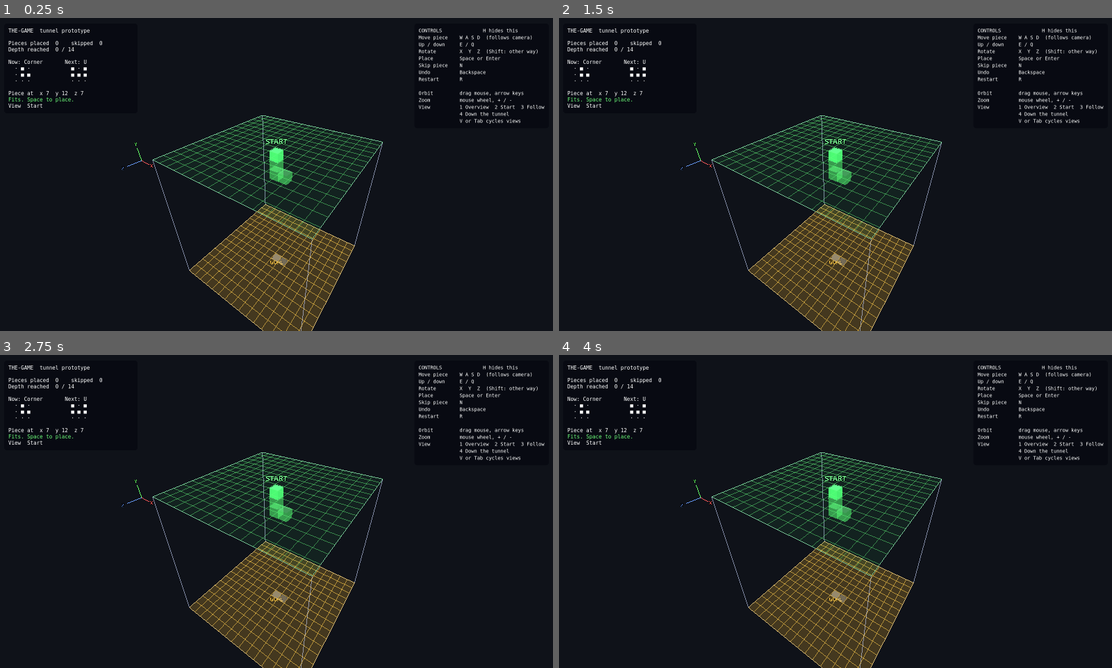
Above: before the commit, frames 1-4 (two rows, left to right).
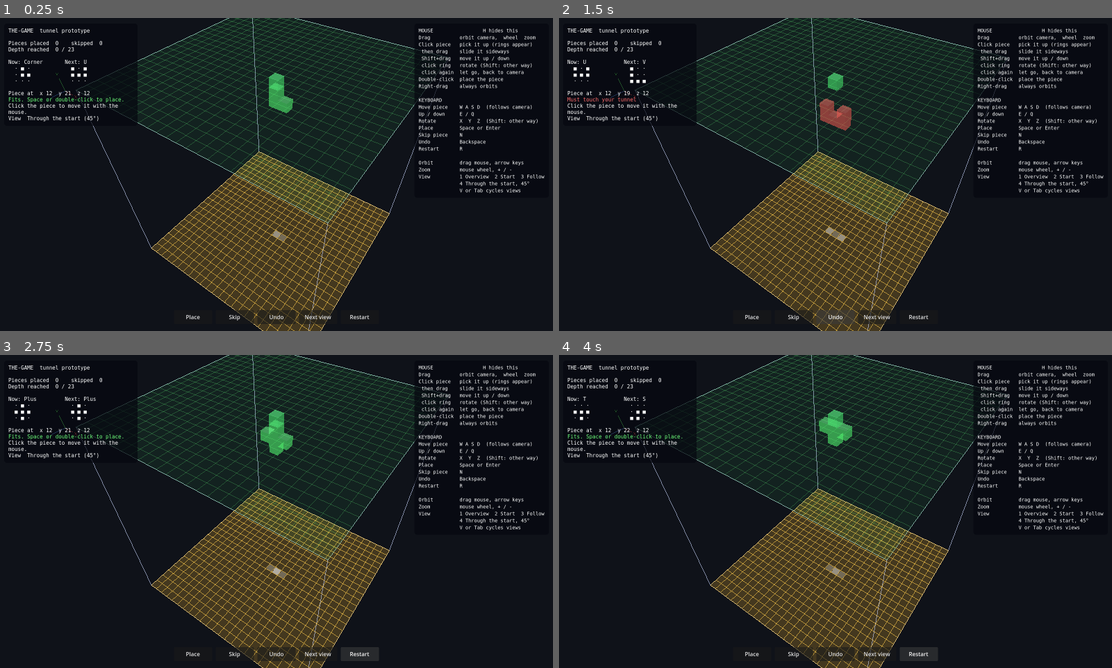
Above: after the commit, the same moments.

Repository: bluemike/the-game
Game: Godot game, scene res://scenes/main.tscn
Two runs of this game, one before a commit and one after it. Both use one fixed random seed, a clock stepped at 60 frames per second and the inputs below.
Inputs (mouse positions are in pixels of both pictures, inside the frame that each line leads up to):
- Up to frame 1 (0.25 s): no input
- Up to frame 2 (1.5 s): click (752, 318) at 0.5 s, where only the run after the commit has a clickable "Place"; click (835, 318) at 1.25 s, where only the run after the commit has a clickable "Undo"
- Up to frame 3 (2.75 s): click (359, 655) at 2 s, where only the run after the commit has a clickable "Restart"
- Up to frame 4 (4 s): click (918, 655) at 2.75 s, where only the run after the commit has a clickable "Restart"; click (918, 655) at 3.5 s, where only the run after the commit has a clickable "Restart"

The runs differ from the first frame. In frame 1, 17% of the frame differs, in the area x 1-99%, y 0-100%; in frame 2, 17%; in frame 3, 17%; in frame 4, 17%.

Commit message:
24x24x24 cube, 45-degree view, mouse control and a solid tunnel
- Default cube is 24x24x24
- View 4 (now the default) looks through the start face at 45 degrees
  towards the goal face; it can still be orbited around the tunnel line
- The tunnel is drawn as one mesh of its outside faces, so it reads as
  one continuous solid instead of stacked boxes
- Mouse: the mouse orbits the camera until you click the piece; then a
  drag slides it (Shift+drag up/down), coloured rings rotate it, a second
  click lets go. Double-click places. Right-drag always orbits.
- Buttons for Place, Skip, Undo, Next view and Restart

Co-Authored-By: Claude Opus 5.5 <noreply@anthropic.com>
Claude-Session: https://claude.ai/code/session_017mWnnHCrqxRS4kLCEN61Aj

Diff:
--- /dev/null
+++ b/scripts/cell_mesh.gd
@@ -0,0 +1,46 @@
+extends RefCounted
+## Builds a single mesh for a group of cells. Only the outside faces are drawn,
+## so a tunnel looks like one continuous solid instead of a stack of boxes.
+
+const DIRECTIONS := [
+	Vector3i(1, 0, 0), Vector3i(-1, 0, 0),
+	Vector3i(0, 1, 0), Vector3i(0, -1, 0),
+	Vector3i(0, 0, 1), Vector3i(0, 0, -1),
+]
+
+
+## color_of(cell) gives each cell's vertex colour. Returns null for no cells.
+static func build(cells: Array, color_of: Callable) -> ArrayMesh:
+	if cells.is_empty():
+		return null
+	var filled := {}
+	for c in cells:
+		filled[c] = true
+	var st := SurfaceTool.new()
+	st.begin(Mesh.PRIMITIVE_TRIANGLES)
+	for c in cells:
+		var color: Color = color_of.call(c)
+		for dir in DIRECTIONS:
+			if not filled.has(c + dir):
+				_add_face(st, c, dir, color)
+	return st.commit()
+
+
+static func _add_face(st: SurfaceTool, cell: Vector3i, dir: Vector3i, color: Color) -> void:
+	var a := 0 if dir.x != 0 else (1 if dir.y != 0 else 2)
+	var positive: bool = dir[a] > 0
+	var u := (a + 1) % 3
+	var v := (a + 2) % 3
+	var corners: Array[Vector3] = []
+	for p in [Vector2(0, 0), Vector2(1, 0), Vector2(1, 1), Vector2(0, 1)]:
+		var q := Vector3(cell)
+		q[a] += 1.0 if positive else 0.0
+		q[u] += p.x
+		q[v] += p.y
+		corners.append(q)
+	# Godot treats clockwise triangles (as seen from outside) as the front.
+	var order := [0, 2, 1, 0, 3, 2] if positive else [0, 1, 2, 0, 2, 3]
+	st.set_normal(Vector3(dir))
+	st.set_color(color)
+	for i in order:
+		st.add_vertex(corners[i])
--- a/scripts/main.gd
+++ b/scripts/main.gd
@@ -1,19 +1,30 @@
 extends Node3D
 ## Prototype entry point. Builds the whole scene in code (cube, camera, HUD),
-## reads the keyboard, and asks GameState whether moves are allowed.
+## reads the keyboard and mouse, and asks GameState whether moves are allowed.
 
 const GameState := preload("res://scripts/game_state.gd")
 const Player := preload("res://scripts/player.gd")
 const Pieces := preload("res://scripts/pieces.gd")
 const Piece := preload("res://scripts/piece.gd")
 const OrbitCamera := preload("res://scripts/orbit_camera.gd")
+const CellMesh := preload("res://scripts/cell_mesh.gd")
 
 ## Size of the play cube in cells.
-@export var grid_size := Vector3i(15, 15, 15)
+@export var grid_size := Vector3i(24, 24, 24)
 ## Which piece sizes (number of cells) can be dealt. [4] deals only 4-cell pieces.
 @export var piece_sizes: Array[int] = [3, 4, 5]
 
-const HELP_TEXT := """CONTROLS              H hides this
+const HELP_TEXT := """MOUSE                 H hides this
+Drag          orbit camera,  wheel  zoom
+Click piece   pick it up (rings appear)
+ then drag    slide it sideways
+ Shift+drag   move it up / down
+ click ring   rotate (Shift: other way)
+ click again  let go, back to camera
+Double-click  place the piece
+Right-drag    always orbits
+
+KEYBOARD
 Move piece    W A S D  (follows camera)
 Up / down     E / Q
 Rotate        X  Y  Z  (Shift: other way)
@@ -25,8 +36,16 @@
 Orbit         drag mouse, arrow keys
 Zoom          mouse wheel, + / -
 View          1 Overview  2 Start  3 Follow
-              4 Down the tunnel
+              4 Through the start, 45°
               V or Tab cycles views"""
+
+## Radius of the rotation rings around the selected piece.
+const RING_RADIUS := 2.4
+const RING_PICK_WIDTH := 0.45
+const RING_AXES := [Vector3.AXIS_X, Vector3.AXIS_Y, Vector3.AXIS_Z]
+const RING_COLORS := [Color(1, 0.35, 0.35), Color(0.4, 1, 0.4), Color(0.4, 0.6, 1)]
+
+enum Drag { NONE, PIECE, CAMERA }
 
 var state: GameState
 var player: Player
@@ -38,11 +57,8 @@
 var camera: OrbitCamera
 var _tunnel_root: Node3D
 var _ghost_root: Node3D
-var _cell_mesh := BoxMesh.new()
-var _ghost_mesh := BoxMesh.new()
 var _shadow_mesh := BoxMesh.new()
-var _layer_materials := {}
-var _start_material: StandardMaterial3D
+var _tunnel_material: StandardMaterial3D
 var _ghost_ok: StandardMaterial3D
 var _ghost_bad: StandardMaterial3D
 var _shadow_material: StandardMaterial3D
@@ -52,11 +68,21 @@
 var _banner_label: Label
 var _face_labels: Array[Label3D] = []
 
+# Mouse handling
+var selected := false
+var _drag := Drag.NONE
+var _drag_plane: Plane
+var _drag_vertical := false
+var _drag_start_hit := Vector3.ZERO
+var _drag_start_origin := Vector3i.ZERO
+var _press_position := Vector2.ZERO
+var _rings: Array[MeshInstance3D] = []
+var _ring_materials: Array[StandardMaterial3D] = []
+var _hover_ring := -1
+
 
 func _ready() -> void:
 	rng.randomize()
-	_cell_mesh.size = Vector3.ONE * 0.94
-	_ghost_mesh.size = Vector3.ONE * 0.98
 	_build_environment()
 	_build_frame()
 	_build_axis_gizmo()
@@ -64,6 +90,7 @@
 	add_child(_tunnel_root)
 	_ghost_root = Node3D.new()
 	add_child(_ghost_root)
+	_build_rings()
 	camera = OrbitCamera.new()
 	add_child(camera)
 	_build_hud()
@@ -93,6 +120,7 @@
 	next_name = Pieces.random_name(piece_sizes, rng)
 	piece.origin = _spawn_origin()
 	piece.clamp_into(grid_size)
+	selected = false
 	_refresh()
 
 
@@ -167,6 +195,9 @@
 
 
 func _unhandled_input(event: InputEvent) -> void:
+	if event is InputEventMouse or event is InputEventGesture:
+		_handle_mouse(event)
+		return
 	if not (event is InputEventKey and event.pressed):
 		return
 	var key := event as InputEventKey
@@ -219,6 +250,9 @@
 		KEY_H, KEY_F1:
 			if not key.echo:
 				_help_panel.visible = not _help_panel.visible
+		KEY_ESCAPE:
+			selected = false
+			_refresh()
 		_:
 			return
 	get_viewport().set_input_as_handled()
@@ -230,19 +264,182 @@
 	_update_hud()
 
 
-## In the tunnel view the tunnel turns see-through, so you can look past it
-## down to the goal face and see the piece you are placing.
+## In the 45° view the tunnel is partly see-through, so you can look past it
+## towards the goal face and still see the piece you are placing.
 func _apply_view_style() -> void:
 	var tunnel_view := camera.mode == OrbitCamera.Mode.TUNNEL
-	var alpha := 0.3 if tunnel_view else 1.0
+	var alpha := 0.6 if tunnel_view else 1.0
 	for l in _face_labels:
 		l.visible = not tunnel_view  # they would sit right on the line of sight
-	var mats: Array = _layer_materials.values()
-	mats.append(_start_material)
-	for mat in mats:
-		mat.albedo_color.a = alpha
-		mat.transparency = BaseMaterial3D.TRANSPARENCY_ALPHA if alpha < 1.0 \
-			else BaseMaterial3D.TRANSPARENCY_DISABLED
+	_tunnel_material.albedo_color.a = alpha
+	_tunnel_material.transparency = BaseMaterial3D.TRANSPARENCY_ALPHA if alpha < 1.0 \
+		else BaseMaterial3D.TRANSPARENCY_DISABLED
+
+
+# --- Mouse ------------------------------------------------------------------
+
+func _handle_mouse(event: InputEvent) -> void:
+	if event is InputEventMouseButton and event.button_index == MOUSE_BUTTON_LEFT:
+		if event.pressed:
+			_on_left_press(event)
+		else:
+			_on_left_release(event)
+		get_viewport().set_input_as_handled()
+		return
+	if event is InputEventMouseMotion:
+		if _drag == Drag.PIECE:
+			_drag_piece_to(event.position)
+		elif _drag == Drag.NONE:
+			_update_hover(event.position)
+	if _drag != Drag.PIECE:
+		camera.handle_input(event)
+
+
+## The mouse controls the camera until you click the piece. Then it controls
+## the piece (drag to move, click a ring to rotate) until you click again.
+func _on_left_press(event: InputEventMouseButton) -> void:
+	_press_position = event.position
+	_drag = Drag.NONE
+	if player.has_won:
+		_drag = Drag.CAMERA
+		camera.handle_input(event)
+		return
+	var hit = _piece_hit(event.position)
+	if event.double_click and hit != null:
+		try_place()
+		return
+	if not selected:
+		_drag = Drag.CAMERA
+		camera.handle_input(event)
+		return
+	var ring := _ring_at(event.position)
+	if ring >= 0:
+		rotate_piece(RING_AXES[ring], -1 if event.shift_pressed else 1)
+		return
+	# Selected: a drag anywhere moves the piece, measured in a plane through it.
+	_drag = Drag.PIECE
+	_drag_vertical = event.shift_pressed
+	_drag_start_origin = piece.origin
+	var through: Vector3 = hit if hit != null else piece.centre()
+	if _drag_vertical:
+		_drag_plane = Plane(camera.flat_forward(), through)
+	else:
+		_drag_plane = Plane(Vector3.UP, through)
+	var start = _drag_plane.intersects_ray(camera.project_ray_origin(event.position),
+		camera.project_ray_normal(event.position))
+	_drag_start_hit = start if start != null else through
+
+
+func _on_left_release(event: InputEventMouseButton) -> void:
+	var clicked := event.position.distance_to(_press_position) < 4.0
+	if _drag == Drag.CAMERA:
+		camera.handle_input(event)
+		# A click (not a drag) on the piece picks it up.
+		if clicked and not player.has_won and _piece_hit(event.position) != null:
+			selected = true
+	elif _drag == Drag.PIECE and clicked:
+		selected = false  # a second click lets go, the mouse controls the camera again
+	_drag = Drag.NONE
+	_refresh()
+
+
+func _drag_piece_to(screen_pos: Vector2) -> void:
+	var from := camera.project_ray_origin(screen_pos)
+	var dir := camera.project_ray_normal(screen_pos)
+	var hit = _drag_plane.intersects_ray(from, dir)
+	if hit == null:
+		return
+	var delta: Vector3 = hit - _drag_start_hit
+	var step := Vector3i(roundi(delta.x), roundi(delta.y), roundi(delta.z))
+	if _drag_vertical:
+		step = Vector3i(0, step.y, 0)
+	else:
+		step.y = 0
+	var old := piece.origin
+	piece.origin = _drag_start_origin + step
+	piece.clamp_into(grid_size)
+	if piece.origin != old:
+		_refresh(false)
+
+
+## Point where the mouse ray first hits the piece, or null.
+func _piece_hit(screen_pos: Vector2):
+	var from := camera.project_ray_origin(screen_pos)
+	var dir := camera.project_ray_normal(screen_pos)
+	var best = null
+	var best_dist := INF
+	for cell in piece.cells():
+		var p = AABB(Vector3(cell), Vector3.ONE).intersects_ray(from, dir)
+		if p != null and from.distance_to(p) < best_dist:
+			best = p
+			best_dist = from.distance_to(p)
+	return best
+
+
+## Index of the rotation ring under the mouse, or -1.
+func _ring_at(screen_pos: Vector2) -> int:
+	if not selected or player.has_won:
+		return -1
+	var from := camera.project_ray_origin(screen_pos)
+	var dir := camera.project_ray_normal(screen_pos)
+	var centre := piece.centre()
+	var best := -1
+	var best_dist := INF
+	for i in RING_AXES.size():
+		var normal := Vector3.ZERO
+		normal[RING_AXES[i]] = 1.0
+		var p = Plane(normal, centre).intersects_ray(from, dir)
+		if p == null:
+			continue
+		var r: float = (p - centre).length()
+		if absf(r - RING_RADIUS) < RING_PICK_WIDTH and from.distance_to(p) < best_dist:
+			best = i
+			best_dist = from.distance_to(p)
+	return best
+
+
+func _update_hover(screen_pos: Vector2) -> void:
+	var ring := _ring_at(screen_pos)
+	if ring != _hover_ring:
+		_hover_ring = ring
+		_style_rings()
+	if ring >= 0:
+		Input.set_default_cursor_shape(Input.CURSOR_POINTING_HAND)
+	elif not player.has_won and _piece_hit(screen_pos) != null:
+		Input.set_default_cursor_shape(Input.CURSOR_MOVE)
+	else:
+		Input.set_default_cursor_shape(Input.CURSOR_ARROW)
+
+
+func _build_rings() -> void:
+	for i in RING_AXES.size():
+		var torus := TorusMesh.new()
+		torus.inner_radius = RING_RADIUS - 0.07
+		torus.outer_radius = RING_RADIUS + 0.07
+		torus.rings = 48
+		var mat := _material(RING_COLORS[i], true)
+		mat.no_depth_test = true
+		mat.transparency = BaseMaterial3D.TRANSPARENCY_ALPHA
+		mat.render_priority = 1
+		var mi := MeshInstance3D.new()
+		mi.mesh = torus
+		mi.material_override = mat
+		# A torus lies flat (around Y); turn it to circle the X or Z axis.
+		if RING_AXES[i] == Vector3.AXIS_X:
+			mi.rotation_degrees = Vector3(0, 0, 90)
+		elif RING_AXES[i] == Vector3.AXIS_Z:
+			mi.rotation_degrees = Vector3(90, 0, 0)
+		add_child(mi)
+		_rings.append(mi)
+		_ring_materials.append(mat)
+	_style_rings()
+
+
+func _style_rings() -> void:
+	for i in _rings.size():
+		var hot := i == _hover_ring
+		_ring_materials[i].albedo_color = RING_COLORS[i].lightened(0.3) if hot else Color(RING_COLORS[i], 0.6)
+		_rings[i].scale = Vector3.ONE * (1.06 if hot else 1.0)
 
 
 # --- Drawing ----------------------------------------------------------------
@@ -290,15 +487,8 @@
 
 
 func _build_player_materials() -> void:
-	_layer_materials.clear()
-	_start_material = _material(Color(0.3, 1.0, 0.45))
-	_start_material.emission_enabled = true
-	_start_material.emission = Color(0.1, 0.45, 0.15)
-	var depth := grid_size[player.goal_axis] - 1
-	for i in depth + 1:
-		var t: float = float(i) / maxi(1, depth)
-		var c := player.color.lightened(0.35).lerp(player.color.darkened(0.35), t)
-		_layer_materials[i] = _material(c)
+	_tunnel_material = _material(Color.WHITE)
+	_tunnel_material.vertex_color_use_as_albedo = true
 	var s := Vector3.ONE * 0.9
 	s[player.goal_axis] = 0.04
 	_shadow_mesh.size = s
@@ -325,7 +515,7 @@
 				q[a] = s[a]
 				_line(lines, p, q, edge)
 	# Start face is the top (y = max), goal face is the bottom (y = 0).
-	_face_grid(lines, Vector3.AXIS_Y, s.y, Color(0.4, 1.0, 0.5, 0.45))
+	_face_grid(lines, Vector3.AXIS_Y, s.y, Color(0.4, 1.0, 0.5, 0.22))
 	_face_grid(lines, Vector3.AXIS_Y, 0.0, Color(1.0, 0.8, 0.3, 0.6))
 	lines.surface_end()
 	var mi := MeshInstance3D.new()
@@ -425,33 +615,37 @@
 		l.font_size = 36
 
 
+## The tunnel is drawn as one solid shape, coloured lighter near the start
+## and darker towards the goal.
 func _rebuild_tunnel() -> void:
 	for child in _tunnel_root.get_children():
 		child.queue_free()
-	for cell in state.grid.cells_of(player.id):
-		var mi := MeshInstance3D.new()
-		mi.mesh = _cell_mesh
-		mi.position = _cell_centre(cell)
+	var depth := maxi(1, grid_size[player.goal_axis] - 1)
+	var near := player.color.lightened(0.35)
+	var far := player.color.darkened(0.35)
+	var mesh := CellMesh.build(state.grid.cells_of(player.id), func(cell: Vector3i) -> Color:
 		if cell == player.start_cell:
-			mi.material_override = _start_material
-		else:
-			mi.material_override = _layer_materials.get(player.progress_of(cell), _start_material)
-		_tunnel_root.add_child(mi)
-
-
-## Redraws the ghost piece and its shadow on the goal face, and the HUD.
-func _refresh() -> void:
+			return Color(0.3, 1.0, 0.45)
+		return near.lerp(far, float(player.progress_of(cell)) / depth))
+	var mi := MeshInstance3D.new()
+	mi.mesh = mesh
+	mi.material_override = _tunnel_material
+	_tunnel_root.add_child(mi)
+
+
+## Redraws the ghost piece, its shadow on the goal face, the rings and the HUD.
+## follow: whether the follow camera should chase the piece (not while dragging).
+func _refresh(follow := true) -> void:
 	for child in _ghost_root.get_children():
 		child.queue_free()
 	var reason := state.check_placement(player, piece.cells())
-	if not player.has_won:
-		var mat := _ghost_ok if reason == "" else _ghost_bad
+	var show_piece := not player.has_won
+	if show_piece:
+		var ghost := MeshInstance3D.new()
+		ghost.mesh = CellMesh.build(piece.cells(), func(_c: Vector3i) -> Color: return Color.WHITE)
+		ghost.material_override = _ghost_ok if reason == "" else _ghost_bad
+		_ghost_root.add_child(ghost)
 		for cell in piece.cells():
-			var mi := MeshInstance3D.new()
-			mi.mesh = _ghost_mesh
-			mi.material_override = mat
-			mi.position = _cell_centre(cell)
-			_ghost_root.add_child(mi)
 			var shadow := MeshInstance3D.new()
 			shadow.mesh = _shadow_mesh
 			shadow.material_override = _shadow_material
@@ -459,7 +653,11 @@
 			p[player.goal_axis] = float(grid_size[player.goal_axis]) + 0.03 if player.goal_at_max else -0.03
 			shadow.position = p
 			_ghost_root.add_child(shadow)
-		camera.follow_point = piece.centre()
+		if follow and _drag != Drag.PIECE:
+			camera.follow_point = piece.centre()
+	for ring in _rings:
+		ring.visible = show_piece and selected
+		ring.position = piece.centre()
 	_update_hud(reason)
 
 
@@ -516,6 +714,23 @@
 	_banner_label.add_theme_color_override("font_color", Color(1.0, 0.85, 0.35))
 	_banner.add_child(_banner_label)
 	_banner.visible = false
+
+	# Buttons along the bottom, so the game can be played with the mouse only.
+	var bar := HBoxContainer.new()
+	bar.add_theme_constant_override("separation", 10)
+	layer.add_child(bar)
+	for spec in [["Place", try_place], ["Skip", skip_piece], ["Undo", undo],
+			["Next view", func(): _set_view((camera.mode + 1) % OrbitCamera.MODE_NAMES.size())],
+			["Restart", new_game]]:
+		var b := Button.new()
+		b.text = spec[0]
+		b.focus_mode = Control.FOCUS_NONE  # keep Space for placing, not for the button
+		b.custom_minimum_size = Vector2(110, 40)
+		b.pressed.connect(spec[1])
+		bar.add_child(b)
+	bar.set_anchors_and_offsets_preset(Control.PRESET_CENTER_BOTTOM, Control.PRESET_MODE_MINSIZE, 20)
+	bar.grow_horizontal = Control.GROW_DIRECTION_BOTH
+	bar.grow_vertical = Control.GROW_DIRECTION_BEGIN
 
 
 func _show_win() -> void:
@@ -542,8 +757,13 @@
 	if player.has_won:
 		t += "[color=#ffd75a]Goal reached![/color]\n"
 	elif reason == "":
-		t += "[color=#6dff7a]Fits. Space to place.[/color]\n"
+		t += "[color=#6dff7a]Fits. Space or double-click to place.[/color]\n"
 	else:
 		t += "[color=#ff6b6b]%s[/color]\n" % reason
+	if not player.has_won:
+		if selected:
+			t += "[color=#9fd0ff]Mouse moves the piece. Click to let go.[/color]\n"
+		else:
+			t += "Click the piece to move it with the mouse.\n"
 	t += "View  %s" % camera.mode_name()
 	_status.text = t
--- a/scripts/orbit_camera.gd
+++ b/scripts/orbit_camera.gd
@@ -1,22 +1,21 @@
 extends Camera3D
-## Orbit camera with three view modes. Drag with the mouse (any button) or use
-## the arrow keys to orbit; the mouse wheel or +/- zooms within the mode.
+## Orbit camera with four view modes. The main script passes it mouse events
+## that are not aimed at the piece (see handle_input); arrow keys orbit too.
 
 enum Mode { OVERVIEW, START, FOLLOW, TUNNEL }
-const MODE_NAMES := ["Overview", "Start", "Follow piece", "Down the tunnel"]
+const MODE_NAMES := ["Overview", "Start", "Follow piece", "Through the start (45°)"]
 ## Distance from the target in each mode, as a multiple of the cube size.
-const MODE_DISTANCE := [2.3, 1.45, 0.95, 2.6]
-## Field of view per mode. The tunnel view uses a narrow lens from further
-## away, so the goal face doesn't shrink to a dot behind the start face.
-const MODE_FOV := [70.0, 70.0, 70.0, 35.0]
+const MODE_DISTANCE := [2.3, 1.45, 0.95, 1.6]
+## Field of view per mode.
+const MODE_FOV := [70.0, 70.0, 70.0, 50.0]
 
-var mode: int = Mode.START
+var mode: int = Mode.TUNNEL
 var yaw := deg_to_rad(35.0)
-var pitch := deg_to_rad(32.0)
+var pitch := deg_to_rad(45.0)
 var zoom := 1.0
 
 var cube_centre := Vector3.ZERO
-var cube_extent := 9.0
+var cube_extent := 24.0
 var start_point := Vector3.ZERO
 var follow_point := Vector3.ZERO
 ## Centre of the goal face, straight down the line from the start.
@@ -33,6 +32,7 @@
 	cube_extent = p_cube_extent
 	start_point = p_start_point
 	follow_point = p_start_point
+	set_mode(mode)
 	snap_to_mode()
 
 
@@ -40,9 +40,8 @@
 	mode = new_mode
 	zoom = 1.0
 	if mode == Mode.TUNNEL:
-		# Look almost straight down from above the start towards the goal face.
-		pitch = deg_to_rad(87.0)
-		yaw = snappedf(yaw, PI / 2.0)  # square on to the cube
+		# Look through the start face at 45 degrees towards the goal face.
+		pitch = deg_to_rad(45.0)
 	elif pitch > deg_to_rad(70.0):
 		pitch = deg_to_rad(32.0)
 
@@ -68,7 +67,8 @@
 		Mode.OVERVIEW:
 			return cube_centre
 		Mode.TUNNEL:
-			return goal_point
+			# The middle of the straight line from start to goal.
+			return start_point.lerp(goal_point, 0.5)
 		Mode.START:
 			# Look at the start, nudged towards the middle so the cube stays in view.
 			return start_point.lerp(cube_centre, 0.3)
@@ -102,7 +102,8 @@
 	_apply()
 
 
-func _unhandled_input(event: InputEvent) -> void:
+## Orbit with a mouse drag, zoom with the wheel or a trackpad pinch.
+func handle_input(event: InputEvent) -> void:
 	if event is InputEventMouseButton:
 		match event.button_index:
 			MOUSE_BUTTON_LEFT, MOUSE_BUTTON_RIGHT, MOUSE_BUTTON_MIDDLE:
@@ -121,9 +122,11 @@
 		pitch += event.delta.y * 0.05
 	elif event is InputEventMagnifyGesture:  # pinch on a trackpad
 		zoom /= event.factor
-	else:
-		return
 	_clamp()
+
+
+func is_dragging() -> bool:
+	return _dragging
 
 
 func _clamp() -> void:
@@ -145,3 +148,10 @@
 	if absf(f.x) >= absf(f.z):
 		return Vector3i(int(signf(f.x)), 0, 0)
 	return Vector3i(0, 0, int(signf(f.z)))
+
+
+## Horizontal direction the camera faces, as a unit vector.
+func flat_forward() -> Vector3:
+	var f := -global_transform.basis.z + global_transform.basis.y
+	f.y = 0.0
+	return f.normalized() if f.length() > 0.001 else Vector3.FORWARD
--- a/tests/smoke_test.gd
+++ b/tests/smoke_test.gd
@@ -26,6 +26,72 @@
 	main._unhandled_input(e)
 
 
+func mouse(pos: Vector2, pressed: bool, shift := false, double := false) -> void:
+	var e := InputEventMouseButton.new()
+	e.button_index = MOUSE_BUTTON_LEFT
+	e.position = pos
+	e.pressed = pressed
+	e.shift_pressed = shift
+	e.double_click = double
+	main._unhandled_input(e)
+
+
+func move_mouse(pos: Vector2, rel: Vector2) -> void:
+	var e := InputEventMouseMotion.new()
+	e.position = pos
+	e.relative = rel
+	main._unhandled_input(e)
+
+
+func test_mouse() -> void:
+	main._set_view(1)  # overview
+	main.camera.snap_to_mode()
+	main.piece = Piece.new("Bar", Pieces.SHAPES["Bar"])
+	main.piece.origin = Vector3i(4, 4, 4)
+	main.selected = false
+	main._refresh()
+	var p: Vector2 = main.camera.unproject_position(main.piece.centre())
+	var yaw_before: float = main.camera.yaw
+	mouse(Vector2(20, 400), true)
+	move_mouse(Vector2(80, 400), Vector2(60, 0))
+	mouse(Vector2(80, 400), false)
+	check(main.camera.yaw != yaw_before and not main.selected, "dragging empty space orbits the camera")
+	yaw_before = main.camera.yaw
+	mouse(p, true)
+	move_mouse(p + Vector2(60, 0), Vector2(60, 0))
+	mouse(p + Vector2(60, 0), false)
+	check(main.piece.origin == Vector3i(4, 4, 4) and not main.selected, "dragging over an unselected piece orbits, piece stays")
+	main.camera.snap_to_mode()
+	p = main.camera.unproject_position(main.piece.centre())
+	mouse(p, true)
+	mouse(p, false)
+	check(main.selected and main._rings[0].visible, "clicking the piece picks it up and shows the rings")
+	yaw_before = main.camera.yaw
+	mouse(p, true)
+	move_mouse(p + Vector2(150, 0), Vector2(150, 0))
+	mouse(p + Vector2(150, 0), false)
+	check(main.piece.origin != Vector3i(4, 4, 4) and main.piece.origin.y == 4, "dragging a picked-up piece slides it sideways")
+	check(main.camera.yaw == yaw_before, "the camera stays put while moving the piece")
+	var o: Vector3i = main.piece.origin
+	p = main.camera.unproject_position(main.piece.centre())
+	mouse(p, true, true)
+	move_mouse(p + Vector2(0, -150), Vector2(0, -150))
+	mouse(p + Vector2(0, -150), false)
+	check(main.piece.origin.y > o.y and main.piece.origin.x == o.x and main.piece.origin.z == o.z, "Shift+drag moves it up")
+	# Click the Y ring (it lies flat around the piece).
+	var before: Array = main.piece.offsets.duplicate()
+	var ring_point: Vector3 = main.piece.centre() + Vector3(1, 0, 1).normalized() * main.RING_RADIUS
+	var rp: Vector2 = main.camera.unproject_position(ring_point)
+	check(main._ring_at(rp) == 1, "the flat (Y) ring is found under the mouse")
+	mouse(rp, true)
+	mouse(rp, false)
+	check(main.piece.offsets != before and main.selected, "clicking a ring rotates the piece")
+	p = main.camera.unproject_position(main.piece.centre())
+	mouse(p, true)
+	mouse(p, false)
+	check(not main.selected and not main._rings[0].visible, "clicking again lets go of the piece")
+
+
 func _initialize() -> void:
 	main = load("res://scenes/main.tscn").instantiate()
 	main.grid_size = Vector3i(9, 9, 9)  # the positions below assume a 9-cell cube
@@ -43,9 +109,11 @@
 	key(KEY_X, true)
 	check(main.skips == 1, "N skips a piece")
 	key(KEY_4)
-	check(main.camera.mode == 3 and main._start_material.albedo_color.a < 1.0, "4 shows the see-through tunnel view")
+	check(main.camera.mode == 3 and main._tunnel_material.albedo_color.a < 1.0, "4 shows the 45° view with a see-through tunnel")
 	key(KEY_2)
-	check(main._start_material.albedo_color.a == 1.0, "other views make the tunnel solid again")
+	check(main._tunnel_material.albedo_color.a == 1.0, "other views make the tunnel solid again")
+
+	test_mouse()
 
 	# Put a known piece straight under the start and place it with Space.
 	main.piece = Piece.new("Bar", Pieces.SHAPES["Bar"])
Binary file changed: docs/screenshot.png
Binary file removed: docs/tunnel-view.png
